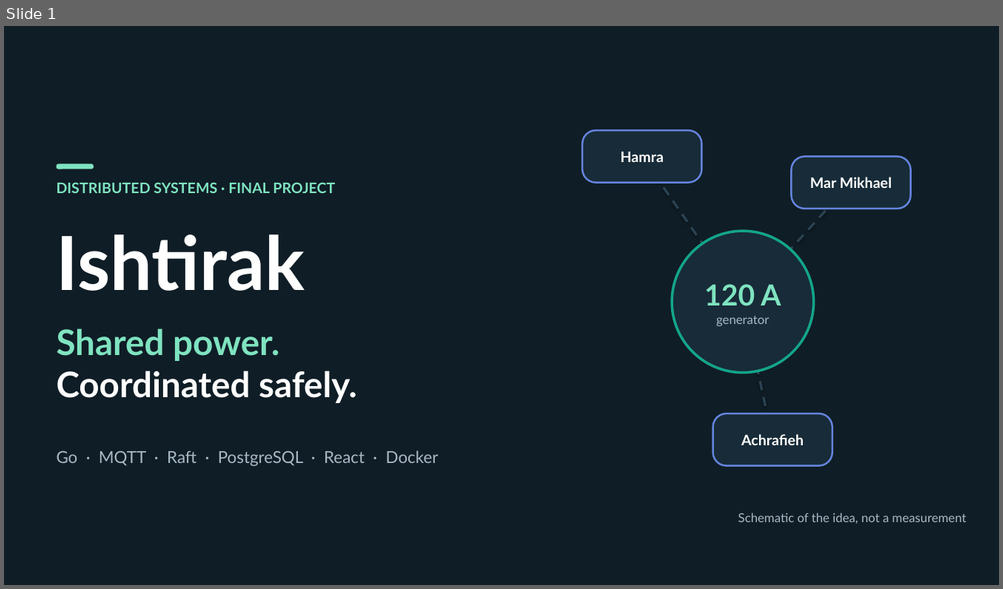
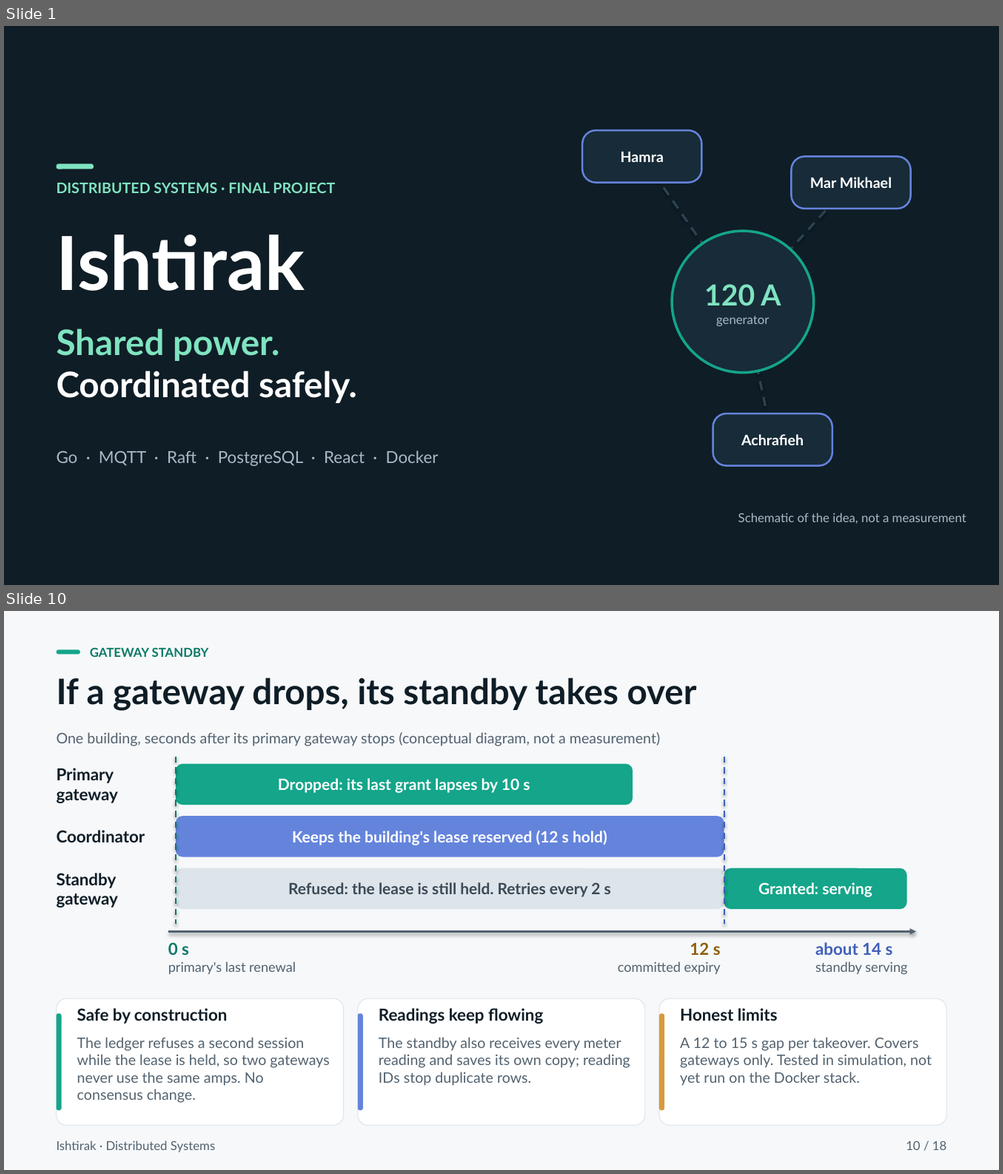
Before and after one commit to Roy-r2004/Ishtirak, a slide deck: docs/Ishtirak_Presentation.pptx. Shown one above the other, each under a label of ours: slide 1 before the commit, slides 1 and 10 after it; the slides between them are not shown. The pictures are 1003x589 and 1003x1174 pixels, drawn with LibreOffice and Linux fonts; fonts in the diff are those of the drawing. Boxes give left, top, right and bottom in pixels: in the first picture for what was removed or moved away, otherwise in the second. Text is boxed around its words. In the diff, an @@ line names an element or a change of style, - is before the commit and + after.

Commit message:
Deck: add a gateway standby slide (18 slides) and mark pre-standby measurements
The doctor's concern about a single gateway per building now has its own
slide: the takeover timeline (primary's last renewal, 12 s hold, standby
granted at about 14 s), why it is safe, and the honest limits (12 to 15 s
gap, gateways only, tested in simulation and not yet on the Docker stack).
The gateway-crash measurement is labelled as taken before the standby
existed. README and report updated to match.

```diff
--- a/docs/Ishtirak_Presentation.pptx
+++ b/docs/Ishtirak_Presentation.pptx
@@ slide 10 added at [4, 611, 999, 1170], background #F6F8FA @@
@@ rounded rectangle added at [57, 649, 80, 654], fill #14A58A @@
@@ text added at [90, 647, 209, 657], 12 pt, text #0B7A65, bold @@
+GATEWAY STANDBY
@@ text added at [57, 678, 697, 711], 34 pt, text #0F1D26, bold @@
+If a gateway drops, its standby takes over
@@ text added at [57, 732, 660, 746], 14 pt, text #52626F @@
+One building, seconds after its primary gateway stops (conceptual diagram, not a measurement)
@@ rounded rectangle added at [176, 764, 632, 805], fill #14A58A, 15 pt, text #FFFFFF, bold @@
+Dropped: its last grant lapses by 10 s
@@ line added from (176, 757) to (176, 924), #0B7A65 1.5 pt dashed @@
@@ line added from (724, 757) to (724, 924), #3F5FB8 1.5 pt dashed @@
@@ text added at [57, 768, 118, 803], 16 pt, text #0F1D26, bold @@
+Primary gateway
@@ text added at [57, 830, 145, 843], 16 pt, text #0F1D26, bold @@
+Coordinator
@@ rounded rectangle added at [176, 816, 724, 857], fill #6484DC, 15 pt, text #FFFFFF, bold @@
+Keeps the building's lease reserved (12 s hold)
@@ text added at [57, 873, 118, 908], 16 pt, text #0F1D26, bold @@
+Standby gateway
@@ rounded rectangle added at [176, 869, 724, 909], fill #DDE4EA, 15 pt, text #3B4A56, bold @@
+Refused: the lease is still held. Retries every 2 s
@@ rounded rectangle added at [724, 869, 907, 909], fill #14A58A, 15 pt, text #FFFFFF, bold @@
+Granted: serving
@@ arrow added from (168, 932) to (916, 932), #52626F 1.75 pt @@
@@ text added at [168, 943, 296, 974], 13 pt, text #52626F @@
+0 s
+primary's last renewal
@@ text added at [617, 943, 720, 974], 13 pt, text #52626F @@
+12 s
+committed expiry
@@ text added at [815, 943, 907, 975], 13 pt, text #52626F @@
+about 14 s
+standby serving
@@ rounded rectangle added at [57, 999, 344, 1126], fill #FFFFFF, outline #DDE5EB 0.75 pt @@
@@ text added at [77, 1008, 227, 1024], 16 pt, text #0F1D26, bold @@
+Safe by construction
@@ rounded rectangle added at [358, 999, 645, 1126], fill #FFFFFF, outline #DDE5EB 0.75 pt @@
@@ text added at [378, 1008, 543, 1024], 16 pt, text #0F1D26, bold @@
+Readings keep flowing
@@ rounded rectangle added at [659, 999, 946, 1126], fill #FFFFFF, outline #DDE5EB 0.75 pt @@
@@ text added at [680, 1008, 777, 1021], 16 pt, text #0F1D26, bold @@
+Honest limits
@@ rounded rectangle added at [57, 1014, 62, 1111], fill #14A58A @@
@@ rounded rectangle added at [358, 1014, 363, 1111], fill #6484DC @@
@@ rounded rectangle added at [659, 1014, 664, 1111], fill #D69B3C @@
@@ text added at [77, 1037, 329, 1103], 14 pt, text #52626F @@
+The ledger refuses a second session while the lease is held, so two gateways never use the same amps. No consensus change.
@@ text added at [378, 1037, 630, 1086], 14 pt, text #52626F @@
+The standby also receives every meter reading and saves its own copy; reading IDs stop duplicate rows.
@@ text added at [680, 1037, 931, 1086], 14 pt, text #52626F @@
+A 12 to 15 s gap per takeover. Covers gateways only. Tested in simulation, not yet run on the Docker stack.
@@ text added at [57, 1141, 215, 1153], 12 pt, text #52626F @@
+Ishtirak · Distributed Systems
@@ text added at [905, 1142, 946, 1150], 12 pt, text #52626F @@
+10 / 18
```
Also in this commit, not shown: 16 slides changed, 3 other files.
